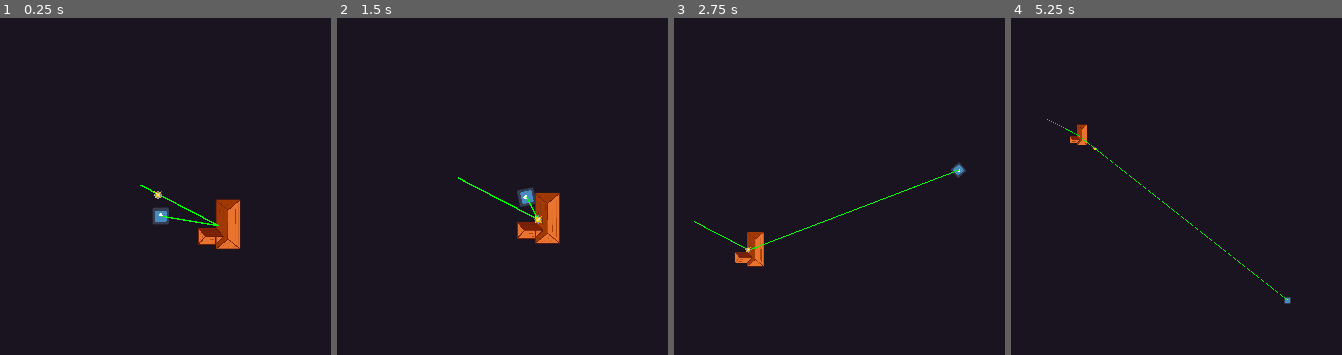
Above: before the commit, frames 1-4 (left to right).
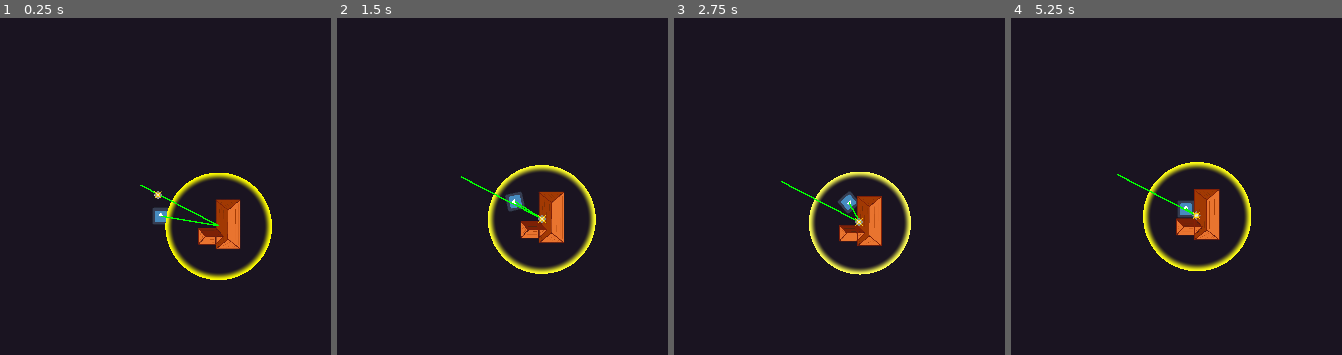
Above: after the commit, the same moments.

Repository: SpyrexDE/BzzBzz
Game: Godot game, scene res://levels/testlvl1.tscn
Same seed, same stepped clock (60 frames per second), same inputs: the game is played once before the commit and once after it. The engine's default icon, where the game draws it, is replaced by a stand-in: a white triangle on a blue panel in a dark square.
Inputs:
- Up to frame 1 (0.25 s): no input
- Up to frame 2 (1.5 s): hold D (steer_right) 0.53-1.28 s; hold S (go_backward) from 1.28 s (still down)
- Up to frame 3 (2.75 s): release S (go_backward) at 2.03 s; hold D (steer_right) from 2.03 s (still down)
- Up to frame 4 (5.25 s): release D (steer_right) at 2.78 s; hold W (go_forward) 2.78-3.53 s; hold A (steer_left) 3.53-5.03 s; hold S (go_backward) from 5.03 s (still down)

The runs differ from the first frame. In frame 1, 1.8% of the frame differs, in the area x 49-83%, y 45-78%; in frame 2, 3.5%; in frame 3, 4.4%, in the area x 6-89%, y 43-77%; in frame 4, 4.0%.

Commit message:
added haus shader

Diff:
--- a/levels/testlvl2.tscn
+++ b/levels/testlvl2.tscn
@@ -1,5 +1,6 @@
-[gd_scene load_steps=8 format=3 uid="uid://ybf3jv7g5s6b"]
+[gd_scene load_steps=9 format=3 uid="uid://ybf3jv7g5s6b"]
 
+[ext_resource type="Script" path="res://levels/level.gd" id="1_7u7sm"]
 [ext_resource type="PackedScene" uid="uid://b1gg5e8kp4384" path="res://robot/robot.tscn" id="1_qiamr"]
 [ext_resource type="PackedScene" uid="uid://cswjddao7c7gd" path="res://props/haus.tscn" id="2_lykm4"]
 [ext_resource type="PackedScene" uid="uid://dd4pjpgedovfg" path="res://props/Hinderniss_Wasser/wasser_teich.tscn" id="3_o1ddo"]
@@ -8,7 +9,9 @@
 [ext_resource type="PackedScene" uid="uid://m1f2y8cfvcd0" path="res://props/Fels/Fels.tscn" id="6_fwqom"]
 [ext_resource type="PackedScene" uid="uid://desc5w62oyqfi" path="res://props/connector/connector.tscn" id="7_ud36q"]
 
-[node name="TestLevel2" type="Node2D"]
+[node name="TestLevel2" type="Node2D" node_paths=PackedStringArray("midpoint")]
+script = ExtResource("1_7u7sm")
+midpoint = NodePath("Midpoint")
 
 [node name="Robot" parent="." instance=ExtResource("1_qiamr")]
 unique_name_in_owner = true
--- /dev/null
+++ b/props/haus.gdshader
@@ -0,0 +1,31 @@
+shader_type canvas_item;
+
+uniform float ring_radius : hint_range(0.1, 0.5, 0.01) = 0.4;
+uniform float thickness_scalar : hint_range(0.0, 0.99, 0.05) = 0.7;
+uniform float oscillation_scalar : hint_range(0.0, 0.25, 0.005) = 0.025;
+uniform float speed : hint_range(0.0, 50.0, 0.1) = 1.0;
+uniform vec4 main_color : source_color = vec4(1.0,1.0,1.0,1.0);
+uniform vec4 lerp_color : source_color = vec4(1.0,1.0,1.0,1.0);
+
+float range_lerp(float value, float min1, float min2, float max1, float max2){
+	return min2 + (max2 - min2) * ((value - min1) / (max1 - min1));
+}
+
+void fragment() {
+	// Calculate the distance between the current pixel and the center of the unit
+	float dist = distance(UV, vec2(0.5, 0.5));
+
+	// Add a slight oscillation to the size of the ring
+	float o = cos(TIME * speed);
+	float ring_size = ring_radius + o * oscillation_scalar;
+
+	float inner_hardness = 0.0;
+	// Solve for ring alpha channel
+	float alpha = step(dist, ring_size) * smoothstep(ring_size * (1.0 - thickness_scalar), ring_size, dist);
+
+	// Solve w mix amount for optional color lerping
+	float w = range_lerp(o, -1.0, 1.0, 1.0, 0.0);
+
+	// Output the final color
+	COLOR = vec4(mix(main_color.rgb, lerp_color.rgb, w), alpha );
+}
--- a/props/haus.tscn
+++ b/props/haus.tscn
@@ -1,7 +1,28 @@
-[gd_scene load_steps=7 format=3 uid="uid://cswjddao7c7gd"]
+[gd_scene load_steps=11 format=3 uid="uid://cswjddao7c7gd"]
 
 [ext_resource type="Script" path="res://props/haus.gd" id="1_10jd8"]
 [ext_resource type="Texture2D" uid="uid://bc7pl5rp5037s" path="res://Haus1.png" id="2_fohcu"]
+[ext_resource type="Shader" path="res://props/haus.gdshader" id="3_46c6f"]
+
+[sub_resource type="CanvasItemMaterial" id="CanvasItemMaterial_v57pw"]
+
+[sub_resource type="ShaderMaterial" id="ShaderMaterial_cuvbs"]
+shader = ExtResource("3_46c6f")
+shader_parameter/ring_radius = 0.36
+shader_parameter/thickness_scalar = 0.15
+shader_parameter/oscillation_scalar = 0.01
+shader_parameter/speed = 1.0
+shader_parameter/main_color = Color(1, 1, 0, 1)
+shader_parameter/lerp_color = Color(1, 1, 0.341176, 1)
+
+[sub_resource type="ShaderMaterial" id="ShaderMaterial_nsqj8"]
+shader = ExtResource("3_46c6f")
+shader_parameter/ring_radius = 0.4
+shader_parameter/thickness_scalar = 0.7
+shader_parameter/oscillation_scalar = 0.025
+shader_parameter/speed = 1.0
+shader_parameter/main_color = Color(1, 1, 1, 1)
+shader_parameter/lerp_color = Color(1, 1, 1, 1)
 
 [sub_resource type="CircleShape2D" id="CircleShape2D_eg6st"]
 radius = 401.125
@@ -43,9 +64,16 @@
 }
 
 [node name="Haus" type="StaticBody2D"]
+material = SubResource("CanvasItemMaterial_v57pw")
 script = ExtResource("1_10jd8")
 
 [node name="Sprite2D" type="Sprite2D" parent="."]
+material = SubResource("ShaderMaterial_cuvbs")
+position = Vector2(-1.49998, 4.49998)
+scale = Vector2(2.82368, 2.35948)
+texture = ExtResource("2_fohcu")
+
+[node name="Sprite2D2" type="Sprite2D" parent="."]
 texture = ExtResource("2_fohcu")
 
 [node name="PointLight2D" type="PointLight2D" parent="."]
@@ -58,6 +86,7 @@
 polygon = PackedVector2Array(-83.75, 29.75, -85.75, -178.25, 86.25, -176.25, 84.25, 185.75, -85.75, 189.75, -217.75, 153.75, -221.75, 25.75)
 
 [node name="Area2D" type="Area2D" parent="."]
+material = SubResource("ShaderMaterial_nsqj8")
 
 [node name="CollisionShape2D" type="CollisionShape2D" parent="Area2D"]
 shape = SubResource("CircleShape2D_eg6st")
--- a/robot/robot.tscn
+++ b/robot/robot.tscn
@@ -8,10 +8,12 @@
 radius = 65.192
 
 [node name="Robot" type="CharacterBody2D"]
+motion_mode = 1
 script = ExtResource("1_qe1k2")
 speed = 500.0
-friction = 1.1
+friction = 1.3
 steering_speed = 0.1
+push_force = 1.0
 
 [node name="Sprite" type="Sprite2D" parent="."]
 texture = ExtResource("2_y6hw3")
